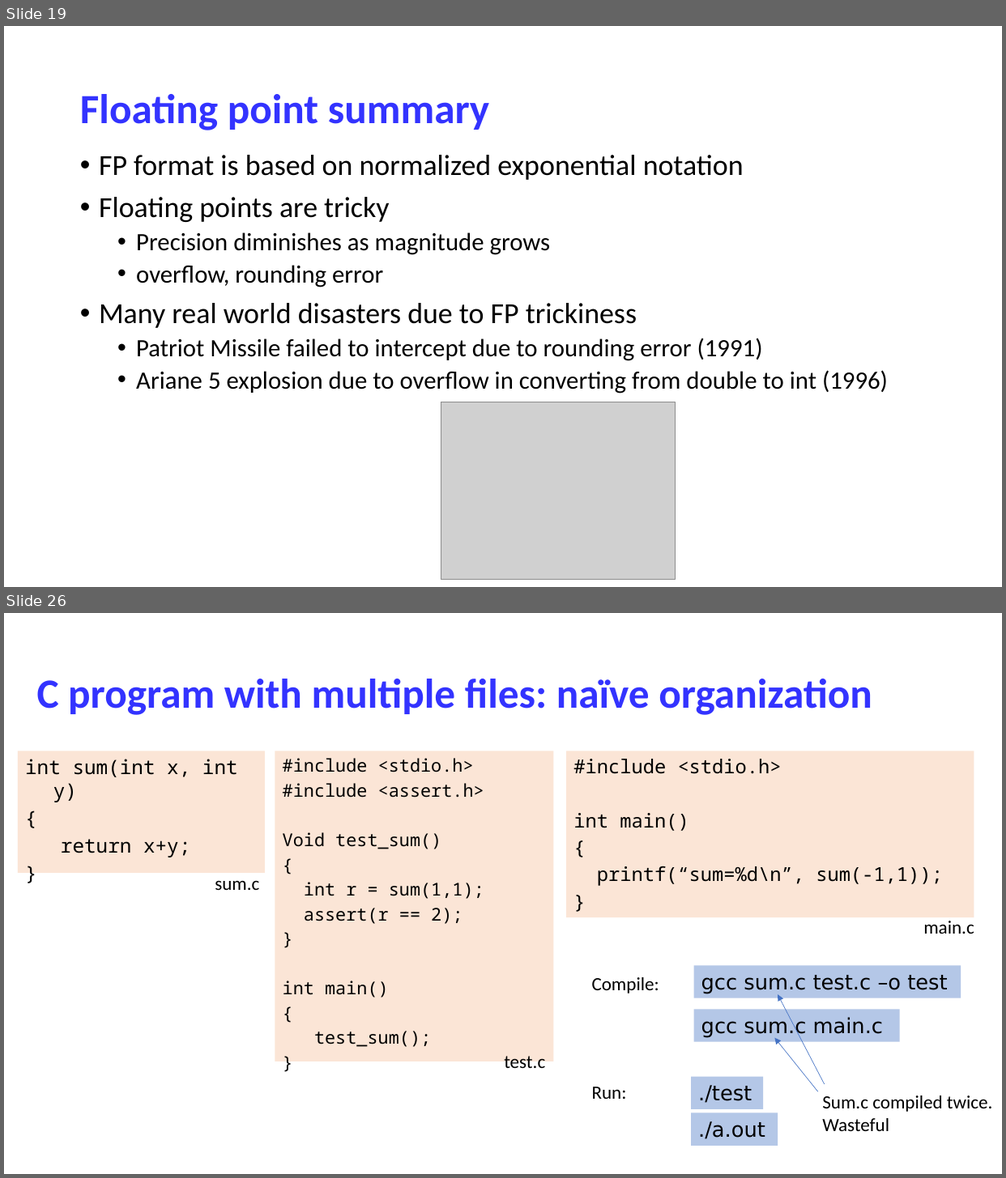
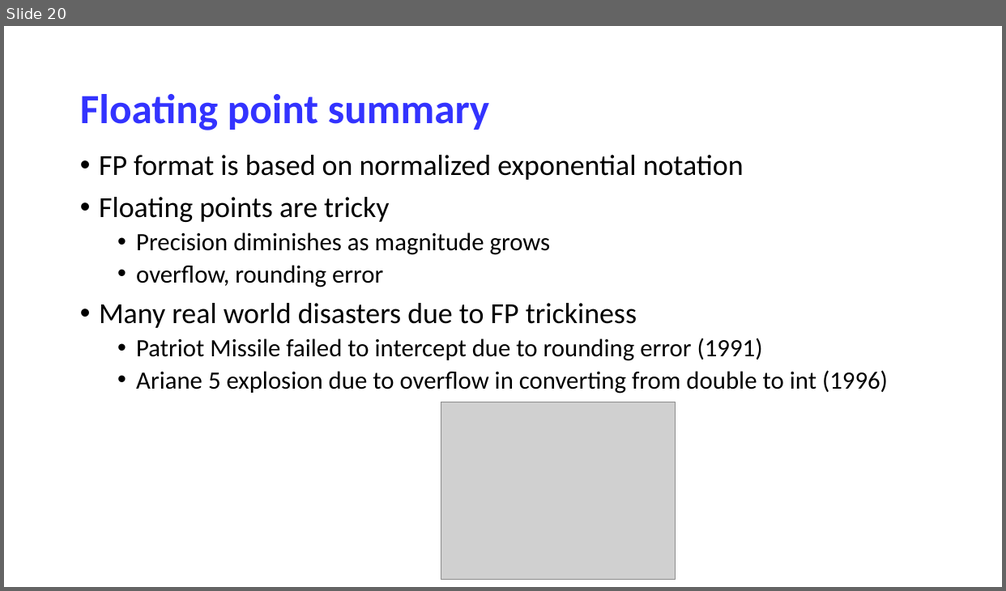
Before and after one commit to NYU-CSO/nyu-cso.github.io, a slide deck: notes/03-floats-cont.pptx. Shown one above the other, each under a label of ours: slides 19 and 26 before the commit, slide 20 after it; the slides between them are not shown. The pictures are 1006x1178 and 1006x591 pixels, drawn with LibreOffice and Linux fonts; fonts in the diff are those of the drawing; grey boxes stand for pictures. Boxes give left, top, right and bottom in pixels: in the first picture for what was removed or moved away, otherwise in the second. Text is boxed around its words. In the diff, an @@ line names an element or a change of style, - is before the commit and + after.

```diff
--- a/notes/03-floats-cont.pptx
+++ b/notes/03-floats-cont.pptx
@@ slide 26 removed at (x1=4, y1=613, x2=1002, y2=1174), background #FFFFFF @@
@@ title removed at (x1=37, y1=679, x2=872, y2=715) @@
-C program with multiple files: naïve organization
@@ rectangle removed at (x1=18, y1=751, x2=265, y2=873) @@
-int sum(int x, int y)
-{
-return x+y;
-}
@@ rectangle removed at (x1=275, y1=751, x2=553, y2=1062) @@
-#include <stdio.h>
-#include <assert.h>
-Void test_sum()
-{
-int r = sum(1,1);
-assert(r == 2);
-}
-int main()
-{
-test_sum();
-}
@@ rectangle removed at (x1=566, y1=751, x2=974, y2=918) @@
-#include <stdio.h>
-int main()
-{
-printf(“sum=%d\n”, sum(-1,1));
-}
@@ text removed at (x1=215, y1=880, x2=259, y2=890) @@
-sum.c
@@ text removed at (x1=923, y1=921, x2=974, y2=934) @@
-main.c
@@ rectangle removed at (x1=694, y1=965, x2=961, y2=999) @@
-gcc sum.c test.c –o test
@@ text removed at (x1=592, y1=977, x2=659, y2=994) @@
-Compile:
@@ arrow removed from (825, 1084) to (778, 995) @@
@@ rectangle removed at (x1=694, y1=1010, x2=900, y2=1043) @@
-gcc sum.c main.c
@@ arrow removed from (818, 1093) to (775, 1038) @@
@@ text removed at (x1=504, y1=1056, x2=545, y2=1074) @@
-test.c
@@ text removed at (x1=592, y1=1087, x2=627, y2=1099) @@
-Run:
@@ rectangle removed at (x1=691, y1=1077, x2=763, y2=1110) @@
-./test
@@ text removed at (x1=822, y1=1096, x2=993, y2=1131) @@
-Sum.c compiled twice.
-Wasteful
@@ rectangle removed at (x1=691, y1=1113, x2=778, y2=1146) @@
-./a.out
@@ what was slide 19 is now slide 20 @@
```
Also in this commit, not shown: 4 slides changed, 1 slide added, 29 other slides removed, 1 other file.
